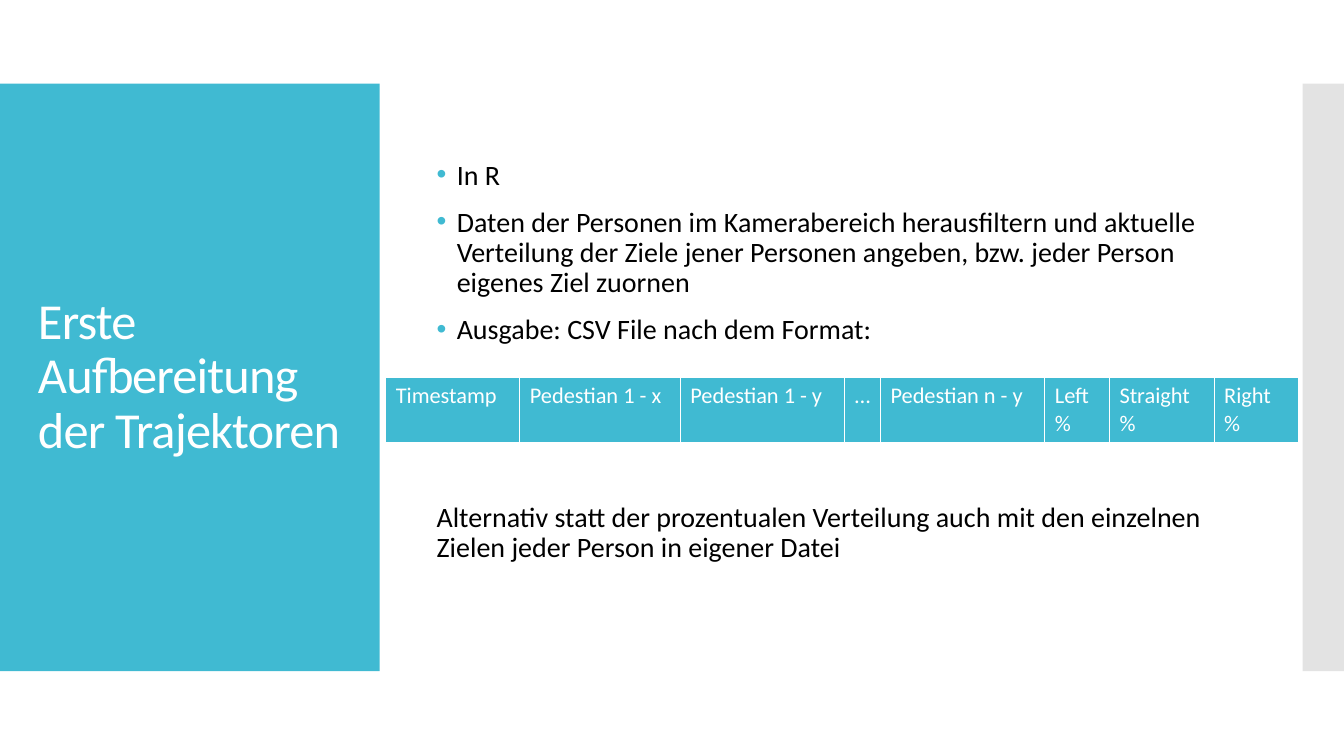
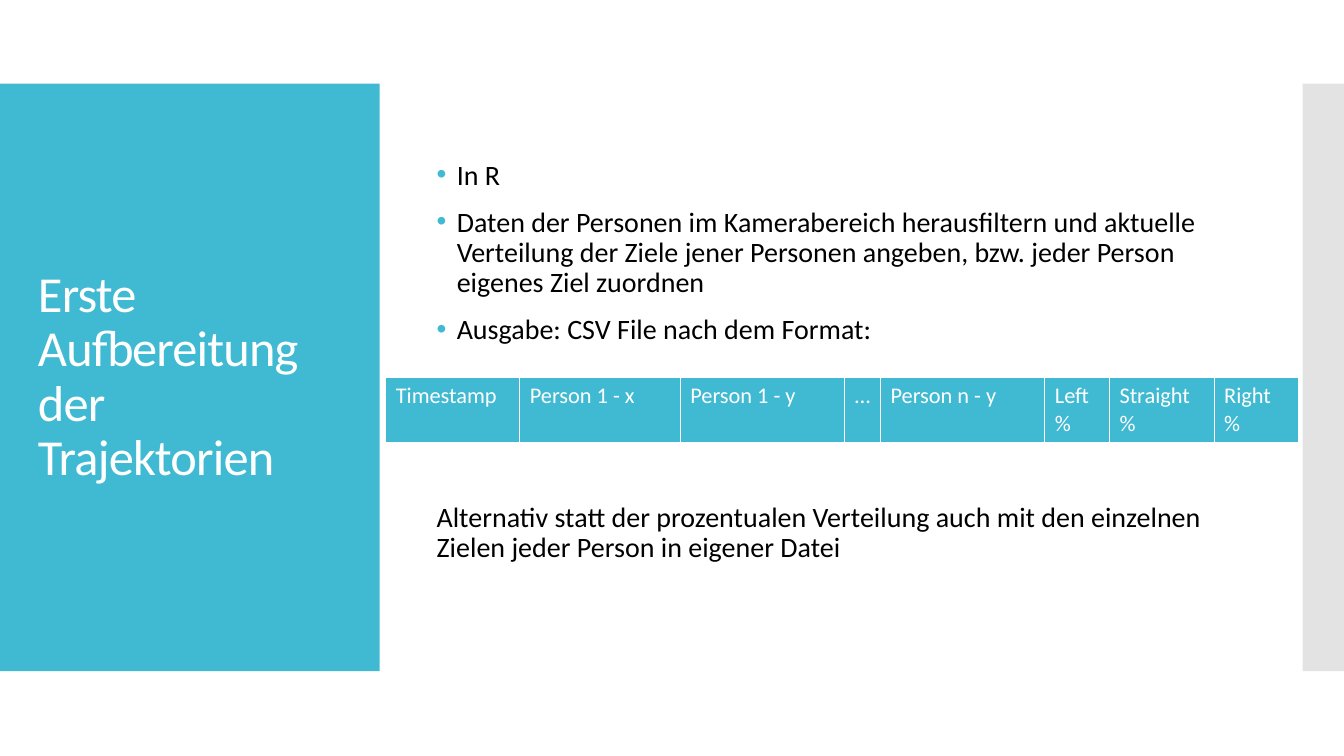
Before and after one commit to Datagroup-ModSim/ModSim17-data-generation-filters, a slide deck: slide 16 of presentations/Datenerzeugung und Datenanalyse_Sprint1_formatiert.pptx. Drawn at 1344x756 pixels with LibreOffice and Linux fonts; fonts in the diff are those of the drawing. Boxes give left, top, right and bottom in pixels: in the first picture for what was removed or moved away, otherwise in the second. Text is boxed around its words. In the diff, an @@ line names an element or a change of style, - is before the commit and + after.

```diff
--- a/presentations/Datenerzeugung und Datenanalyse_Sprint1_formatiert.pptx
+++ b/presentations/Datenerzeugung und Datenanalyse_Sprint1_formatiert.pptx
@@ text at [457,212,1195,297]: text changed @@
-• Daten der Personen im Kamerabereich herausfiltern und aktuelle Verteilung der Ziele jener Personen angeben, bzw. jeder Person eigenes Ziel zuornen
+• Daten der Personen im Kamerabereich herausfiltern und aktuelle Verteilung der Ziele jener Personen angeben, bzw. jeder Person eigenes Ziel zuordnen
@@ title at [38,279,298,484]: text changed @@
-Erste Aufbereitung der Trajektoren
+Erste Aufbereitung der Trajektorien
@@ table at [386,378,1299,442] @@
-row 1: Timestamp | Pedestian 1 - x | Pedestian 1 - y | … | Pedestian n - y | Left % | Straight % | Right %
+row 1: Timestamp | Person 1 - x | Person 1 - y | … | Person n - y | Left % | Straight % | Right %
```
Also in this commit, not shown: 1 other slide changed.
